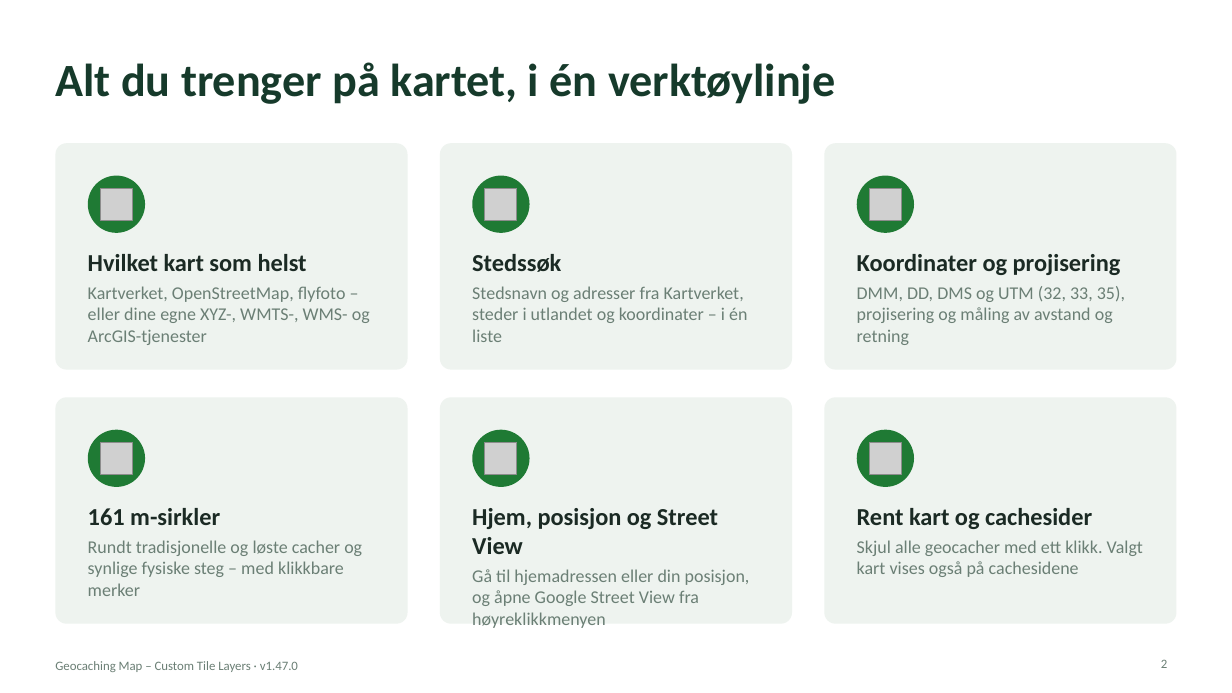
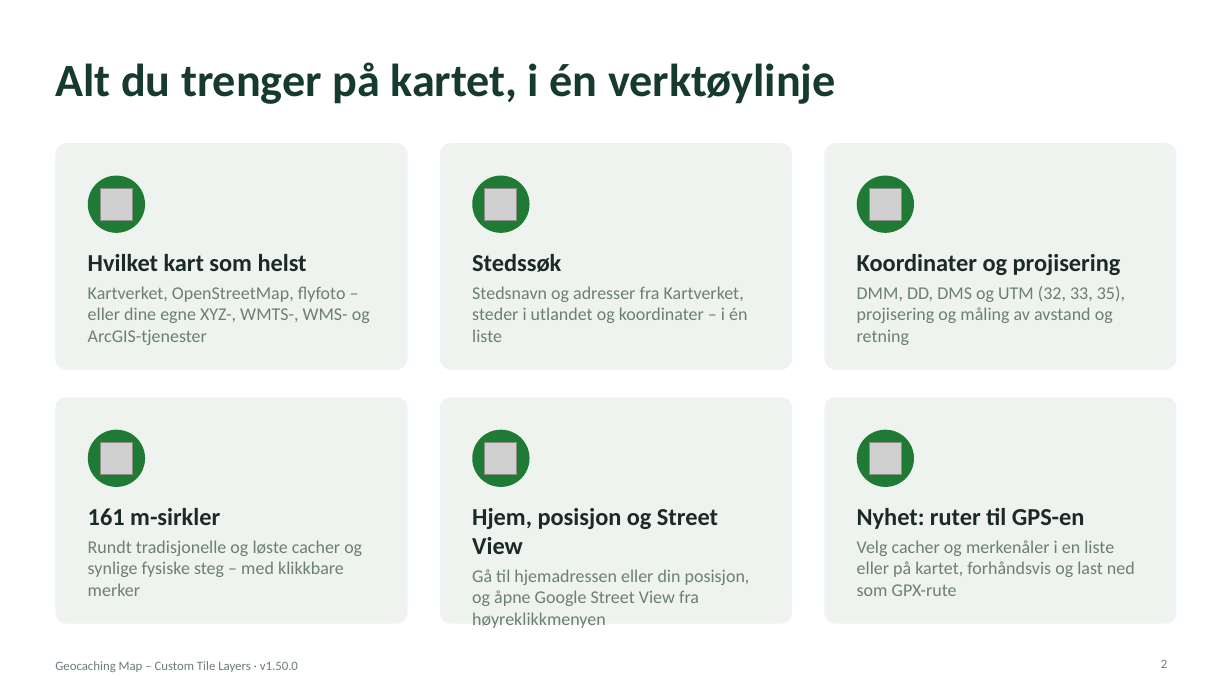
Before and after one commit to knutos/custom-tiles, a slide deck: slide 2 of docs/Geocaching-Map-Custom-Tile-Layers-Presentasjon.pptx. Drawn at 1232x693 pixels with LibreOffice and Linux fonts; fonts in the diff are those of the drawing; grey boxes stand for pictures. Boxes give left, top, right and bottom in pixels: in the first picture for what was removed or moved away, otherwise in the second. Text is boxed around its words. In the diff, an @@ line names an element or a change of style, - is before the commit and + after.

```diff
--- a/docs/Geocaching-Map-Custom-Tile-Layers-Presentasjon.pptx
+++ b/docs/Geocaching-Map-Custom-Tile-Layers-Presentasjon.pptx
@@ text at <box>857,508,1135,596</box>: text changed @@
-Rent kart og cachesider
-Skjul alle geocacher med ett klikk. Valgt kart vises også på cachesidene
+Nyhet: ruter til GPS-en
+Velg cacher og merkenåler i en liste eller på kartet, forhåndsvis og last ned som GPX-rute
@@ text at <box>55,661,298,672</box>: text changed @@
-Geocaching Map – Custom Tile Layers · v1.47.0
+Geocaching Map – Custom Tile Layers · v1.50.0
```
Also in this commit, not shown: 13 other slides changed, 1 slide added, 9 other files.
